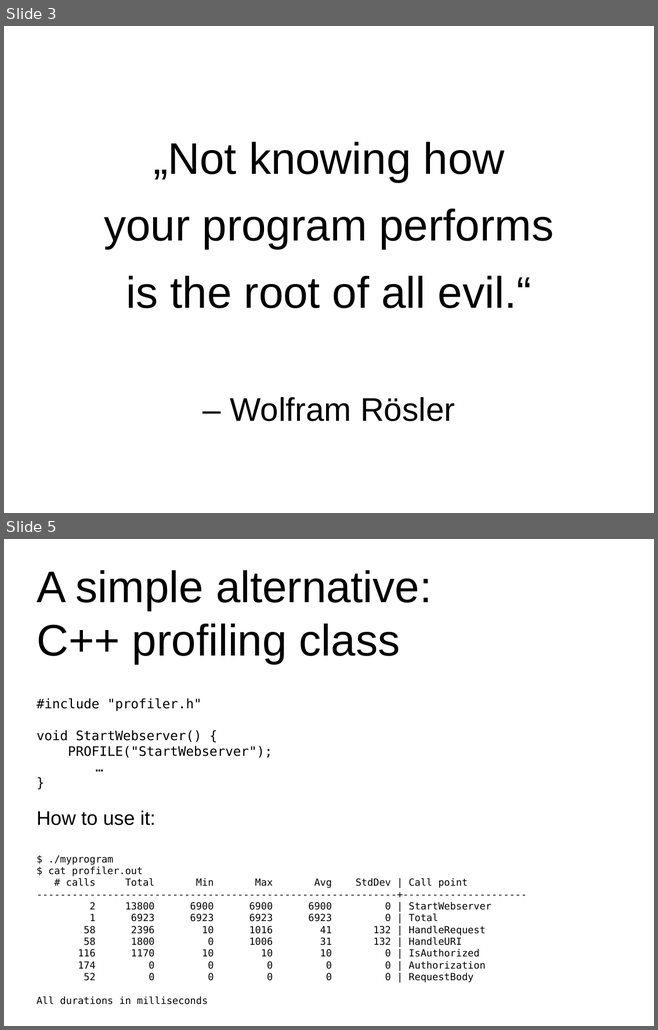
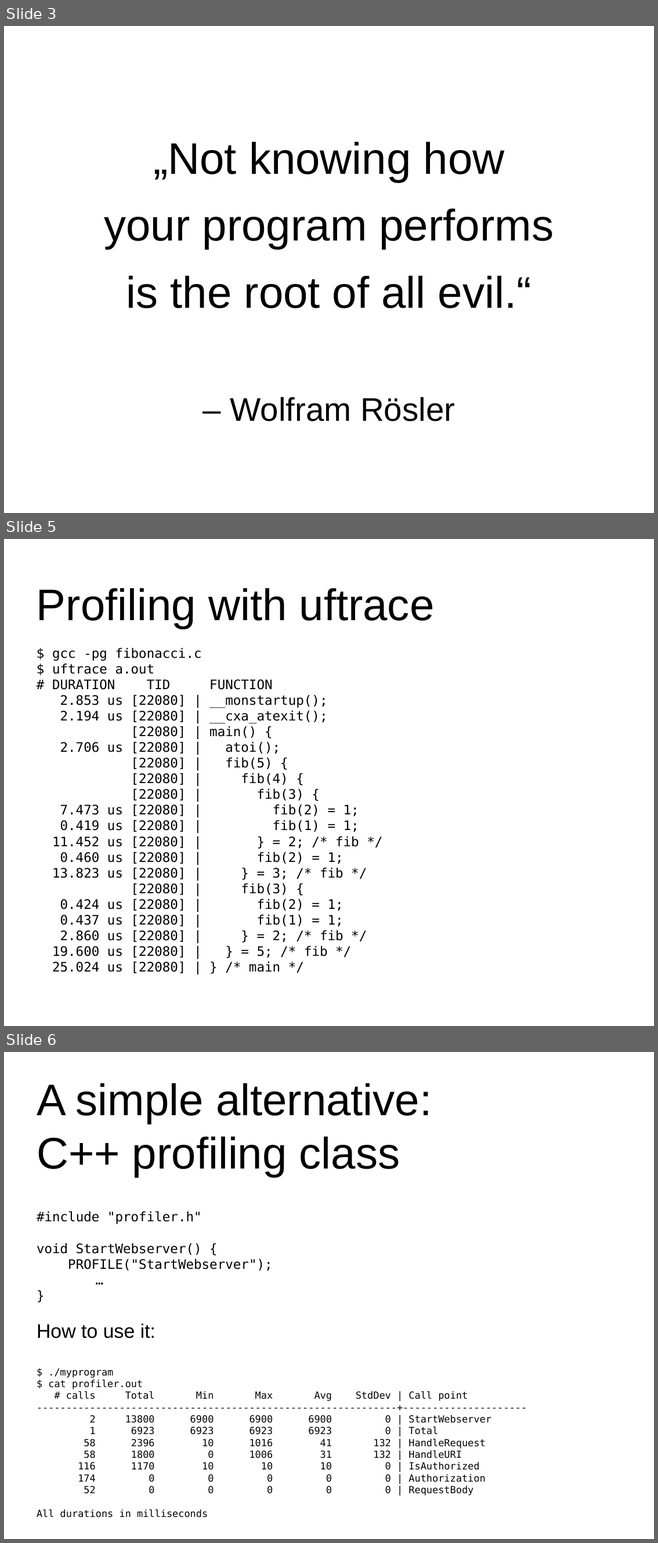
Before and after one commit to wolframroesler/Talks, a slide deck: profiling.odp. Shown one above the other, each under a label of ours: slides 3 and 5 before the commit, slides 3, 5 and 6 after it; the slides between them are not shown. The pictures are 658x1030 and 658x1543 pixels, drawn with LibreOffice and Linux fonts; fonts in the diff are those of the drawing. Boxes give left, top, right and bottom in pixels: in the first picture for what was removed or moved away, otherwise in the second. Text is boxed around its words. In the diff, an @@ line names an element or a change of style, - is before the commit and + after.

Commit message:
Add uftrace and hyperlinks to profiling talk

```diff
--- a/profiling.odp
+++ b/profiling.odp
@@ slide 5 added at (4, 539, 654, 1026), background #FFFFFF @@
@@ subtitle added at (36, 588, 434, 973), 16 pt, text #000000 @@
+Profiling with uftrace
+$ gcc -pg fibonacci.c
+$ uftrace a.out
+# DURATION TID FUNCTION
+2.853 us [22080] | __monstartup();
+2.194 us [22080] | __cxa_atexit();
+[22080] | main() {
+2.706 us [22080] | atoi();
+[22080] | fib(5) {
+[22080] | fib(4) {
+[22080] | fib(3) {
+7.473 us [22080] | fib(2) = 1;
+0.419 us [22080] | fib(1) = 1;
+11.452 us [22080] | } = 2; /* fib */
+0.460 us [22080] | fib(2) = 1;
+13.823 us [22080] | } = 3; /* fib */
+[22080] | fib(3) {
+0.424 us [22080] | fib(2) = 1;
+0.437 us [22080] | fib(1) = 1;
+2.860 us [22080] | } = 2; /* fib */
+19.600 us [22080] | } = 5; /* fib */
+25.024 us [22080] | } /* main */
@@ what was slide 5 is now slide 6 @@
```
Also in this commit, not shown: 1 slide changed, 1 other slide added.
